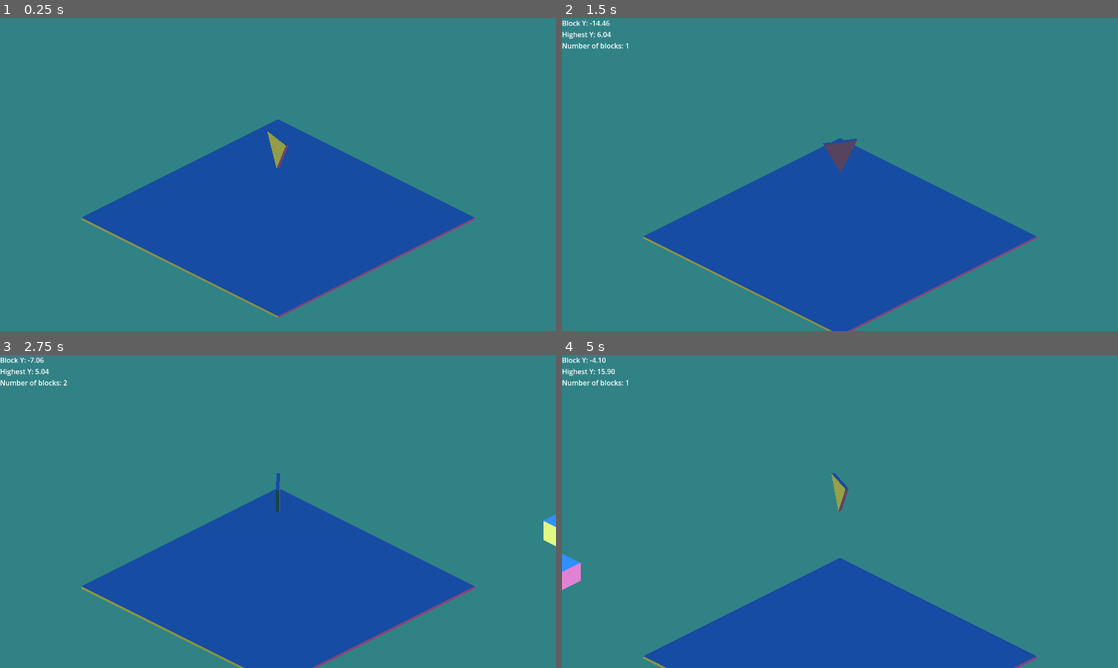
Above: before the commit, frames 1-4 (two rows, left to right).
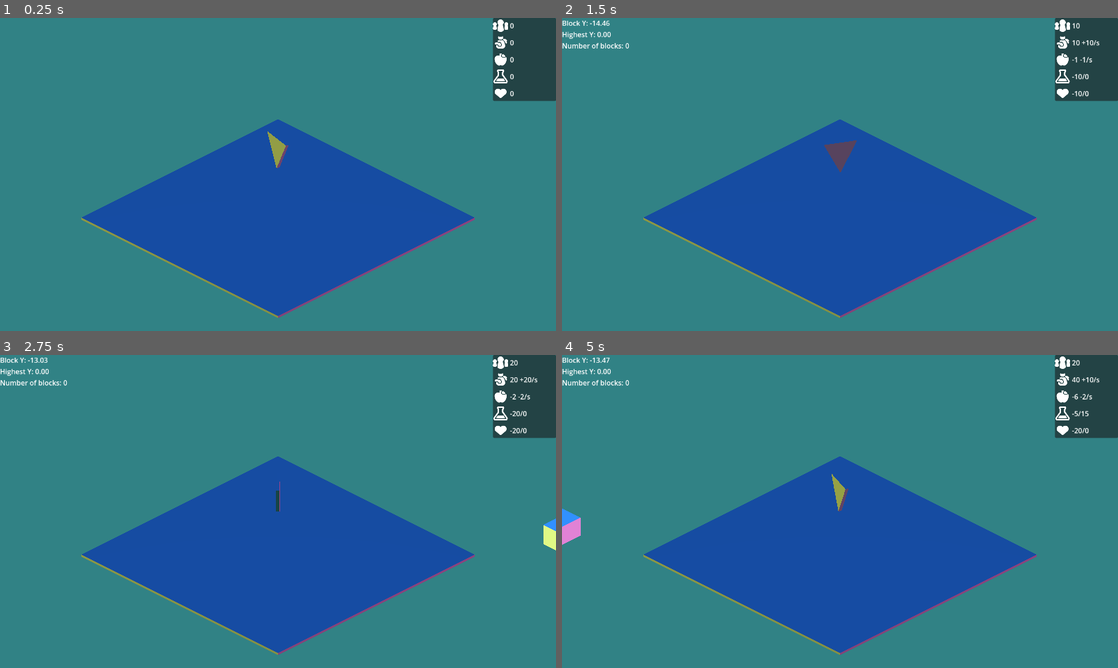
Above: after the commit, the same moments.

Repository: dream-team-reborn/godot-wild-jam-73
Game: Godot game, scene res://scenes/game.tscn
Same seed, same stepped clock (60 frames per second), same inputs: the game is played once before the commit and once after it. The engine's default icon, where the game draws it, is replaced by a stand-in: a white triangle on a blue panel in a dark square.
Inputs (mouse positions are in pixels of both pictures, inside the frame that each line leads up to):
- Up to frame 1 (0.25 s): no input
- Up to frame 2 (1.5 s): move the mouse to (962, 158) at 0.52 s; hold Right (move_right) 0.53-1.25 s; hold Space (confirm) 0.53-1.25 s; click (962, 158) at 0.67 s; drag from (728, 190) to (812, 237) at 1.27 s
- Up to frame 3 (2.75 s): move the mouse to (333, 442) at 2.02 s; hold Right (move_right) from 2.03 s (still down); hold Space (confirm) from 2.03 s (still down)
- Up to frame 4 (5 s): release Right (move_right) at 2.75 s; release Space (confirm) at 2.75 s; drag from (812, 574) to (673, 464) at 2.77 s; move the mouse to (1006, 558) at 3.52 s; hold Left (move_left) 3.53-4.25 s; hold Space (confirm) 3.53-4.25 s; drag from (673, 464) to (756, 433) at 4.27 s

The runs differ from the first frame. In frame 1, 3.0% of the frame differs, in the area x 88-100%, y 0-27%; in frame 2, 12%; in frame 3, 16%; in frame 4, 29%, in the area x 0-100%, y 0-100%.

Commit message:
Add gui manager

Diff:
--- a/resources/block.gd
+++ b/resources/block.gd
@@ -4,14 +4,8 @@
 @export var mesh: Mesh
 @export var shadow: Texture2D
 @export var cost: int
-@export var cost_interval: int
-@export var income: int
-@export var income_interval: int
+@export var income_per_sec: int
+@export var food_per_sec: int
 @export var population: int
-@export var population_interval: int
-@export var food: int
-@export var food_interval: int
 @export var water: int
-@export var water_interval: int
 @export var fun: int
-@export var fun_interval: int
--- a/resources/block_1.tres
+++ b/resources/block_1.tres
@@ -8,15 +8,9 @@
 script = ExtResource("1_i05rl")
 mesh = ExtResource("1_jpvo0")
 shadow = ExtResource("3_p4hf1")
-cost = 200
-cost_interval = 0
-income = 0
-income_interval = 0
+cost = -200
+income_per_sec = 0
+food_per_sec = -1
 population = 0
-population_interval = 0
-food = -5
-food_interval = 10
 water = 15
-water_interval = 0
 fun = 0
-fun_interval = 0
--- a/resources/block_2.tres
+++ b/resources/block_2.tres
@@ -8,15 +8,9 @@
 script = ExtResource("1_idxf4")
 mesh = ExtResource("1_flrk8")
 shadow = ExtResource("3_qyeq3")
-cost = 150
-cost_interval = 0
-income = 0
-income_interval = 0
+cost = -150
+income_per_sec = 0
+food_per_sec = 1
 population = 0
-population_interval = 0
-food = 1
-food_interval = 1
 water = 0
-water_interval = 0
 fun = 0
-fun_interval = 0
--- a/resources/block_3.tres
+++ b/resources/block_3.tres
@@ -8,15 +8,9 @@
 script = ExtResource("1_3ttwp")
 mesh = ExtResource("1_sa711")
 shadow = ExtResource("3_vogfh")
-cost = 100
-cost_interval = 0
-income = 10
-income_interval = 1
+cost = -100
+income_per_sec = 10
+food_per_sec = -1
 population = 10
-population_interval = 0
-food = -10
-food_interval = 10
 water = -10
-water_interval = 0
 fun = -10
-fun_interval = 0
--- a/resources/block_4.tres
+++ b/resources/block_4.tres
@@ -8,15 +8,9 @@
 script = ExtResource("1_vdunl")
 mesh = ExtResource("1_4h2n7")
 shadow = ExtResource("3_wks4i")
-cost = 250
-cost_interval = 0
-income = -50
-income_interval = 10
+cost = -250
+income_per_sec = -5
+food_per_sec = 0
 population = 0
-population_interval = 0
-food = 0
-food_interval = 0
 water = 0
-water_interval = 0
 fun = 20
-fun_interval = 0
--- a/scenes/game.tscn
+++ b/scenes/game.tscn
@@ -1,9 +1,10 @@
-[gd_scene load_steps=16 format=3 uid="uid://clxbd7k7xwawk"]
+[gd_scene load_steps=17 format=3 uid="uid://clxbd7k7xwawk"]
 
 [ext_resource type="Script" path="res://scripts/module_spawner.gd" id="1_3ofxf"]
+[ext_resource type="PackedScene" uid="uid://d1apwv5fhsq6w" path="res://scenes/gui_manager.tscn" id="1_n0tbr"]
 [ext_resource type="Script" path="res://scripts/input_handler.gd" id="2_4aiat"]
 [ext_resource type="Script" path="res://scenes/camera_3d.gd" id="2_xnbdw"]
-[ext_resource type="PackedScene" uid="uid://bclvasfglmlw2" path="res://scripts/block_factory.tscn" id="3_eu714"]
+[ext_resource type="PackedScene" uid="uid://bclvasfglmlw2" path="res://scenes/block_factory.tscn" id="3_eu714"]
 [ext_resource type="Script" path="res://scenes/game_manager.gd" id="4_3nxp3"]
 [ext_resource type="Script" path="res://scenes/debug_text_update.gd" id="5_qtm6v"]
 [ext_resource type="Script" path="res://scripts/module_spawner_inspector.gd" id="6_8mp6j"]
@@ -30,6 +31,8 @@
 [sub_resource type="LabelSettings" id="LabelSettings_gohhe"]
 
 [node name="Game" type="Node3D"]
+
+[node name="GuiManager" parent="." instance=ExtResource("1_n0tbr")]
 
 [node name="ModuleSpawner" type="Node3D" parent="."]
 transform = Transform3D(1, 0, 2.98023e-08, 0, 1, 0, 2.98023e-08, 0, 1, 0, 20, 0)
--- a/scenes/global_event_bus.tscn
+++ b/scenes/global_event_bus.tscn
@@ -16,7 +16,12 @@
 
 [sub_resource type="Resource" id="Resource_6mpnv"]
 script = ExtResource("3_8my5v")
-name = &"value"
+name = &"neg"
+type = 2
+
+[sub_resource type="Resource" id="Resource_1emv5"]
+script = ExtResource("3_8my5v")
+name = &"pos"
 type = 2
 
 [sub_resource type="Resource" id="Resource_iq12k"]
@@ -46,6 +51,10 @@
 
 [node name="stat_changed" type="Node" parent="."]
 script = ExtResource("2_23oks")
+params = Array[ExtResource("3_8my5v")]([SubResource("Resource_r0jj7"), SubResource("Resource_6mpnv"), SubResource("Resource_1emv5")])
+
+[node name="stat_delta" type="Node" parent="."]
+script = ExtResource("2_23oks")
 params = Array[ExtResource("3_8my5v")]([SubResource("Resource_r0jj7"), SubResource("Resource_6mpnv")])
 
 [node name="module_y" type="Node" parent="."]
--- /dev/null
+++ b/scenes/gui_manager.tscn
@@ -0,0 +1,135 @@
+[gd_scene load_steps=7 format=3 uid="uid://d1apwv5fhsq6w"]
+
+[ext_resource type="Script" path="res://scripts/gui_manager.gd" id="1_igwfx"]
+[ext_resource type="Texture2D" uid="uid://cxchmg0jnf52" path="res://assets/pawns.png" id="2_k12re"]
+[ext_resource type="Texture2D" uid="uid://dpx63jnuwfusk" path="res://assets/pouch_add.png" id="4_ym7cc"]
+[ext_resource type="Texture2D" uid="uid://3acmpylc47td" path="res://assets/resource_apple.png" id="5_7p4cl"]
+[ext_resource type="Texture2D" uid="uid://ovp7w5io5fsu" path="res://assets/flask_half.png" id="6_erc6b"]
+[ext_resource type="Texture2D" uid="uid://b6j74md1sh0g1" path="res://assets/suit_hearts.png" id="7_fmyhs"]
+
+[node name="GuiManager" type="Control"]
+layout_mode = 3
+anchors_preset = 15
+anchor_right = 1.0
+anchor_bottom = 1.0
+grow_horizontal = 2
+grow_vertical = 2
+script = ExtResource("1_igwfx")
+
+[node name="PanelContainer" type="PanelContainer" parent="."]
+layout_mode = 1
+anchors_preset = 1
+anchor_left = 1.0
+anchor_right = 1.0
+offset_left = -145.0
+offset_bottom = 191.0
+grow_horizontal = 0
+
+[node name="MarginContainer" type="MarginContainer" parent="PanelContainer"]
+layout_mode = 2
+
+[node name="HBoxContainer" type="VBoxContainer" parent="PanelContainer/MarginContainer"]
+layout_mode = 2
+size_flags_vertical = 0
+alignment = 1
+
+[node name="PopulationContainer" type="HBoxContainer" parent="PanelContainer/MarginContainer/HBoxContainer"]
+layout_mode = 2
+size_flags_horizontal = 0
+size_flags_vertical = 0
+alignment = 1
+
+[node name="TextureRect" type="TextureRect" parent="PanelContainer/MarginContainer/HBoxContainer/PopulationContainer"]
+custom_minimum_size = Vector2(35, 35)
+layout_mode = 2
+size_flags_vertical = 4
+texture = ExtResource("2_k12re")
+expand_mode = 1
+stretch_mode = 4
+
+[node name="PopulationLabel" type="Label" parent="PanelContainer/MarginContainer/HBoxContainer/PopulationContainer"]
+unique_name_in_owner = true
+layout_mode = 2
+text = "0
+"
+
+[node name="IncomeContainer" type="HBoxContainer" parent="PanelContainer/MarginContainer/HBoxContainer"]
+layout_mode = 2
+size_flags_horizontal = 0
+size_flags_vertical = 0
+alignment = 1
+
+[node name="TextureRect" type="TextureRect" parent="PanelContainer/MarginContainer/HBoxContainer/IncomeContainer"]
+custom_minimum_size = Vector2(35, 35)
+layout_mode = 2
+size_flags_horizontal = 4
+size_flags_vertical = 4
+texture = ExtResource("4_ym7cc")
+expand_mode = 1
+stretch_mode = 4
+
+[node name="CostLabel" type="Label" parent="PanelContainer/MarginContainer/HBoxContainer/IncomeContainer"]
+unique_name_in_owner = true
+layout_mode = 2
+text = "0"
+
+[node name="FoodContainer" type="HBoxContainer" parent="PanelContainer/MarginContainer/HBoxContainer"]
+layout_mode = 2
+size_flags_horizontal = 0
+size_flags_vertical = 0
+alignment = 1
+
+[node name="TextureRect" type="TextureRect" parent="PanelContainer/MarginContainer/HBoxContainer/FoodContainer"]
+custom_minimum_size = Vector2(35, 35)
+layout_mode = 2
+size_flags_horizontal = 4
+size_flags_vertical = 4
+texture = ExtResource("5_7p4cl")
+expand_mode = 1
+stretch_mode = 4
+
+[node name="FoodLabel" type="Label" parent="PanelContainer/MarginContainer/HBoxContainer/FoodContainer"]
+unique_name_in_owner = true
+layout_mode = 2
+text = "0
+"
+
+[node name="WaterContainer" type="HBoxContainer" parent="PanelContainer/MarginContainer/HBoxContainer"]
+layout_mode = 2
+size_flags_horizontal = 0
+size_flags_vertical = 0
+alignment = 1
+
+[node name="TextureRect" type="TextureRect" parent="PanelContainer/MarginContainer/HBoxContainer/WaterContainer"]
+custom_minimum_size = Vector2(35, 35)
+layout_mode = 2
+size_flags_horizontal = 4
+size_flags_vertical = 4
+texture = ExtResource("6_erc6b")
+expand_mode = 1
+stretch_mode = 4
+
+[node name="WaterLabel" type="Label" parent="PanelContainer/MarginContainer/HBoxContainer/WaterContainer"]
+unique_name_in_owner = true
+layout_mode = 2
+text = "0"
+
+[node name="FunContainer" type="HBoxContainer" parent="PanelContainer/MarginContainer/HBoxContainer"]
+layout_mode = 2
+size_flags_horizontal = 0
+size_flags_vertical = 0
+alignment = 1
+
+[node name="TextureRect" type="TextureRect" parent="PanelContainer/MarginContainer/HBoxContainer/FunContainer"]
+custom_minimum_size = Vector2(35, 35)
+layout_mode = 2
+size_flags_horizontal = 4
+size_flags_vertical = 4
+texture = ExtResource("7_fmyhs")
+expand_mode = 1
+stretch_mode = 4
+
+[node name="FunLabel" type="Label" parent="PanelContainer/MarginContainer/HBoxContainer/FunContainer"]
+unique_name_in_owner = true
+layout_mode = 2
+text = "0"
--- /dev/null
+++ b/scripts/gui_manager.gd
@@ -0,0 +1,57 @@
+extends Control
+
+var _money: int
+var _money_increment: int
+var _population: int
+var _food: int
+var _food_increment: int
+var _water_neg: int
+var _water_pos: int
+var _fun_neg: int
+var _fun_pos: int
+
+# Called when the node enters the scene tree for the first time.
+func _ready() -> void:
+	GlobalEventBus.connect("stat_delta", _on_stat_delta)
+	GlobalEventBus.connect("stat_changed", _on_stat_changed)
+	pass
+
+func _on_stat_delta(stat: String, delta: int) -> void:
+	match stat:
+		"income_per_sec":
+			_money += delta
+		"food_per_sec":
+			_food += delta
+
+	_update_ui(stat)
+
+func _on_stat_changed(stat: String, neg: int, pos: int) -> void:
+	match stat:
+		"income_per_sec":
+			_money_increment = pos + neg
+		"food_per_sec":
+			_food_increment = pos + neg
+		"population":
+			_population = pos + neg
+		"water":
+			_water_pos = pos
+			_water_neg = neg
+		"fun":
+			_fun_pos = pos
+			_fun_neg = neg
+		_:
+			pass
+	_update_ui(stat)
+
+func _update_ui(stat: String) -> void:
+	match stat:
+		"income_per_sec":
+			%CostLabel.text = "%d %+d/s" % [_money, _money_increment]
+		"food_per_sec":
+			%FoodLabel.text = "%d %+d/s" % [_food, _food_increment]
+		"population":
+			%PopulationLabel.text = "%d" % [_population]
+		"water":
+			%WaterLabel.text = "%d/%d" % [_water_pos - _water_neg, _water_pos]
+		"fun":
+			%FunLabel.text = "%d/%d" % [_fun_pos - _fun_neg, _fun_pos]
--- a/scripts/module_spawner_inspector.gd
+++ b/scripts/module_spawner_inspector.gd
@@ -1,16 +1,22 @@
 extends Node
 
-const stats: Array[String] = ["cost", "income", "population", "food", "water", "fun"]
+const stats: Array[String] = ["cost", "population", "water", "fun"]
+const stats_per_sec: Array[String] = ["income_per_sec", "food_per_sec"]
 
-var _blocks: Dictionary
-var _blocks_checks: Dictionary
+var _stats_value: Dictionary
+var _increments_per_sec: Dictionary
 
 # Called when the node enters the scene tree for the first time.
 func _ready() -> void:
 	_setup_timer()
 	get_parent().connect("child_entered_tree", _on_entered_tree)
 	get_parent().connect("child_exiting_tree", _on_exiting_tree)
-	GlobalEventBus.connect("stat_changed", _on_stat_changed)
+	#GlobalEventBus.connect("stat_delta", _on_stat_delta)
+	#GlobalEventBus.connect("stat_changed", _on_stat_changed)
+	for k in stats_per_sec:
+		_increments_per_sec[k] = 0
+	for k in stats:
+		_stats_value[k] = {"positive": 0, "negative": 0}
 
 func _setup_timer():
 	var timer = Timer.new()
@@ -21,50 +27,52 @@
 
 func _on_timer_timeout() -> void:
 	var now = Time.get_unix_time_from_system()
+	for k in _increments_per_sec:
+		var increment = _increments_per_sec[k]
+		if increment != 0:
+			GlobalEventBus.publish("stat_delta", [k, increment])
+
 	var highest_y = 0
-	for k in _blocks:
-		var block = _blocks[k]
-		for stat in stats:
-			var last = _blocks_checks[str(k) + "_" + stat]
-			var diff = now - last
-			if last >= 0 and diff > 0:
-				var interval = block.get(stat + "_interval")
-				if diff > interval:
-					var value = block.get(stat)
-					_blocks_checks[str(k) + "_" + stat] = now
-					GlobalEventBus.publish("stat_changed", [stat, value])
-					if interval == 0:
-						_blocks_checks[str(k) + "_" + stat] = -1
-		var block_instance = instance_from_id(k)
-		if block_instance != null:
-			var block_y = block_instance.global_position.y
-			if block_y != null:
-				highest_y = max(highest_y, block_y)
-
+	for child in get_children():
+		var node = child as Node3D
+		if node:
+			highest_y = max(highest_y, node.global_position.y)
 	_send_highest_y_signal(highest_y)
-
 
 func _on_entered_tree(node: Node) -> void:
 	var module = node as Module
 	if module:
-		_blocks[node.get_instance_id()] = module.block
-		for stat in stats:
-			_blocks_checks[str(node.get_instance_id()) + "_" + stat] = 0
+		for k in stats_per_sec:
+			var value = module.block.get(k)
+			_increments_per_sec[k] += value
+			GlobalEventBus.publish("stat_changed", [k, 0, _increments_per_sec[k]])
+		for k in _stats_value:
+			var value = module.block.get(k)
+			if value > 0:
+				_stats_value[k]["positive"] += value
+			if value < 0:
+				_stats_value[k]["negative"] -= value
+			var pos = _stats_value[k]["positive"]
+			var neg = _stats_value[k]["negative"]
+			GlobalEventBus.publish("stat_changed", [k, neg, pos])
 		_send_block_number_change_signal()
 
 func _on_exiting_tree(node: Node) -> void:
 	var module = node as Module
 	if module:
-		_blocks.erase(node.get_instance_id())
-		for stat in stats:
-			_blocks_checks.erase(str(node.get_instance_id()) + "_" + stat)
+		for k in stats_per_sec:
+			var value = module.block.get(k)
+			_increments_per_sec[k] -= value
 		_send_block_number_change_signal()
 
-func _on_stat_changed(stat: String, value: int) -> void:
-	print(stat + " changed by " + str(value))
+func _on_stat_delta(stat: String, value: int) -> void:
+	print(stat + " increse by " + str(value))
+
+func _on_stat_changed(stat: String, neg: int, pos: int) -> void:
+	print(stat + " changed by " + str(neg) + " and " + str(pos))
 
 func _send_block_number_change_signal():
-	GlobalEventBus.publish("block_number_change", [_blocks.size()])
+	GlobalEventBus.publish("block_number_change", [0])
 
 func _send_highest_y_signal(highest_y):
 	GlobalEventBus.publish("highest_y", [highest_y])
Binary file added: assets/flask_half.png
Not shown, added: assets/flask_half.png.import
Binary file added: assets/pawns.png
Not shown, added: assets/pawns.png.import
Binary file added: assets/pouch_add.png
Not shown, added: assets/pouch_add.png.import
Binary file added: assets/pouch_remove.png
Not shown, added: assets/pouch_remove.png.import
Binary file added: assets/resource_apple.png
Not shown, added: assets/resource_apple.png.import
Binary file added: assets/suit_hearts.png
Not shown, added: assets/suit_hearts.png.import
(and 6 more such lines)
